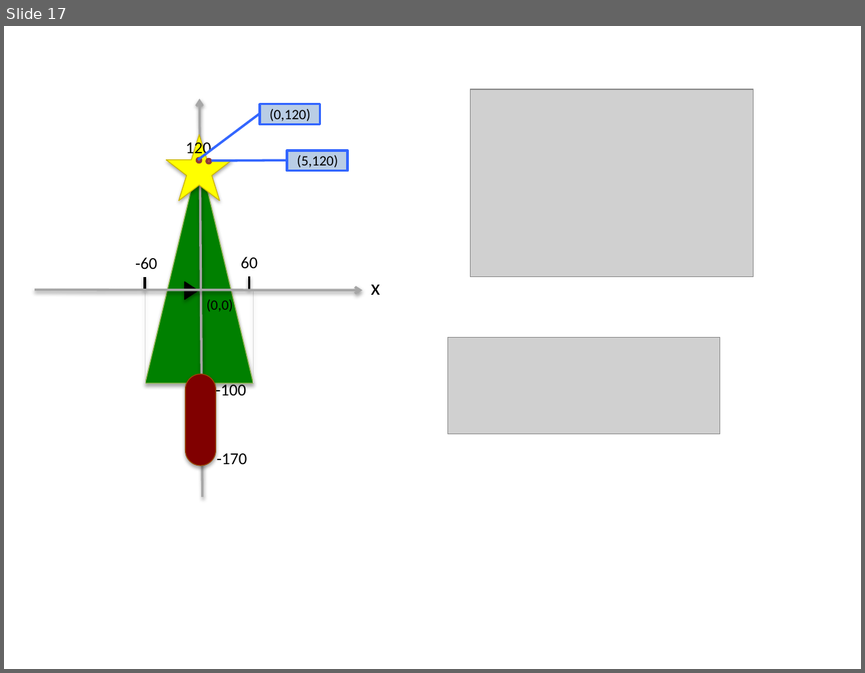
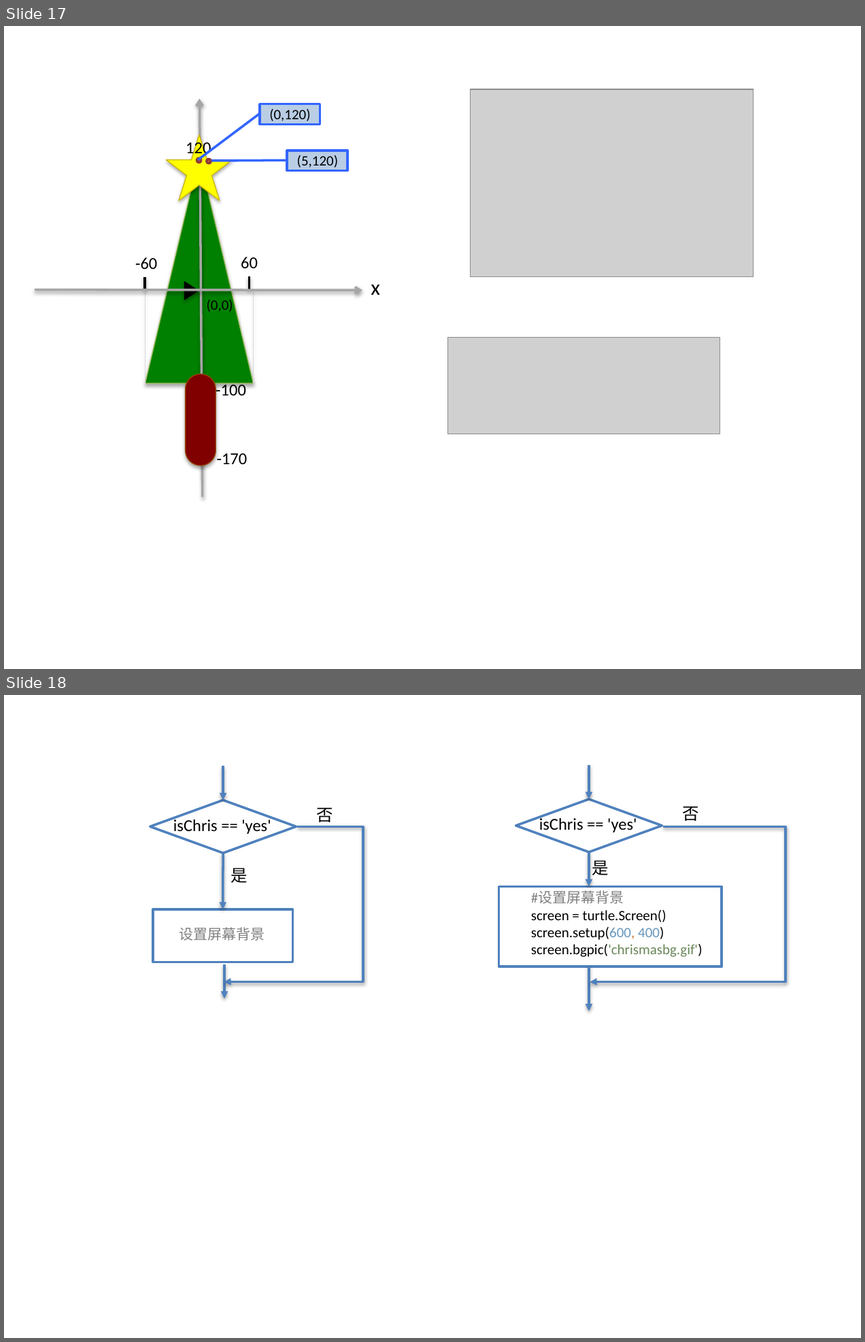
Before and after one commit to jellier/teachkidspython, a slide deck: Python入门课0.pptx. Shown one above the other, each under a label of ours: slide 17 before the commit, slides 17 and 18 after it. The pictures are 865x673 and 865x1342 pixels, drawn with LibreOffice and Linux fonts; fonts in the diff are those of the drawing; grey boxes stand for pictures. Boxes give left, top, right and bottom in pixels: in the first picture for what was removed or moved away, otherwise in the second. Text is boxed around its words. In the diff, an @@ line names an element or a change of style, - is before the commit and + after.

Commit message:
update

```diff
--- a/Python入门课0.pptx
+++ b/Python入门课0.pptx
@@ slide 18 added at bbox=[4, 695, 861, 1338], background #FFFFFF @@
@@ arrow added from (224, 766) to (224, 800), #4F81BD 2 pt @@
@@ arrow added from (589, 764) to (589, 798), #4F81BD 2 pt @@
@@ diamond added at bbox=[150, 800, 295, 853], fill #FFFFFF, outline #4F81BD 2 pt @@
@@ text added at bbox=[316, 807, 333, 822], 14 pt, text #000000 @@
+否
@@ diamond added at bbox=[515, 798, 661, 852], fill #FFFFFF, outline #4F81BD 2 pt @@
@@ text added at bbox=[539, 817, 636, 834], 14 pt, text #000000 @@
+isChris == 'yes'
@@ text added at bbox=[682, 806, 699, 821], 14 pt, text #000000 @@
+否
@@ text added at bbox=[173, 817, 271, 835], 14 pt, text #000000 @@
+isChris == 'yes'
@@ elbow arrow added from (297, 826) to (224, 982), #4F81BD 2 pt @@
@@ elbow arrow added from (663, 827) to (589, 982), #4F81BD 2 pt @@
@@ arrow added from (224, 853) to (222, 909), #4F81BD 2 pt @@
@@ arrow added from (589, 852) to (589, 886), #4F81BD 2 pt @@
@@ text added at bbox=[230, 868, 247, 883], 14 pt, text #000000 @@
+是
@@ text added at bbox=[592, 860, 609, 875], 14 pt, text #000000 @@
+是
@@ rectangle added at bbox=[498, 886, 721, 966], fill #FFFFFF, outline #4F81BD 2 pt @@
@@ text added at bbox=[531, 891, 702, 957], 12 pt, text #000000 @@
+#设置屏幕背景
+screen = turtle.Screen()
+screen.setup(600, 400)
+screen.bgpic('chrismasbg.gif')
@@ rectangle added at bbox=[153, 909, 293, 962], fill #FFFFFF, outline #4F81BD 2 pt @@
@@ text added at bbox=[179, 927, 265, 940], 12 pt, text #808080 @@
+设置屏幕背景
@@ arrow added from (224, 964) to (224, 998), #4F81BD 2 pt @@
@@ arrow added from (589, 965) to (589, 1011), #4F81BD 2 pt @@
```
